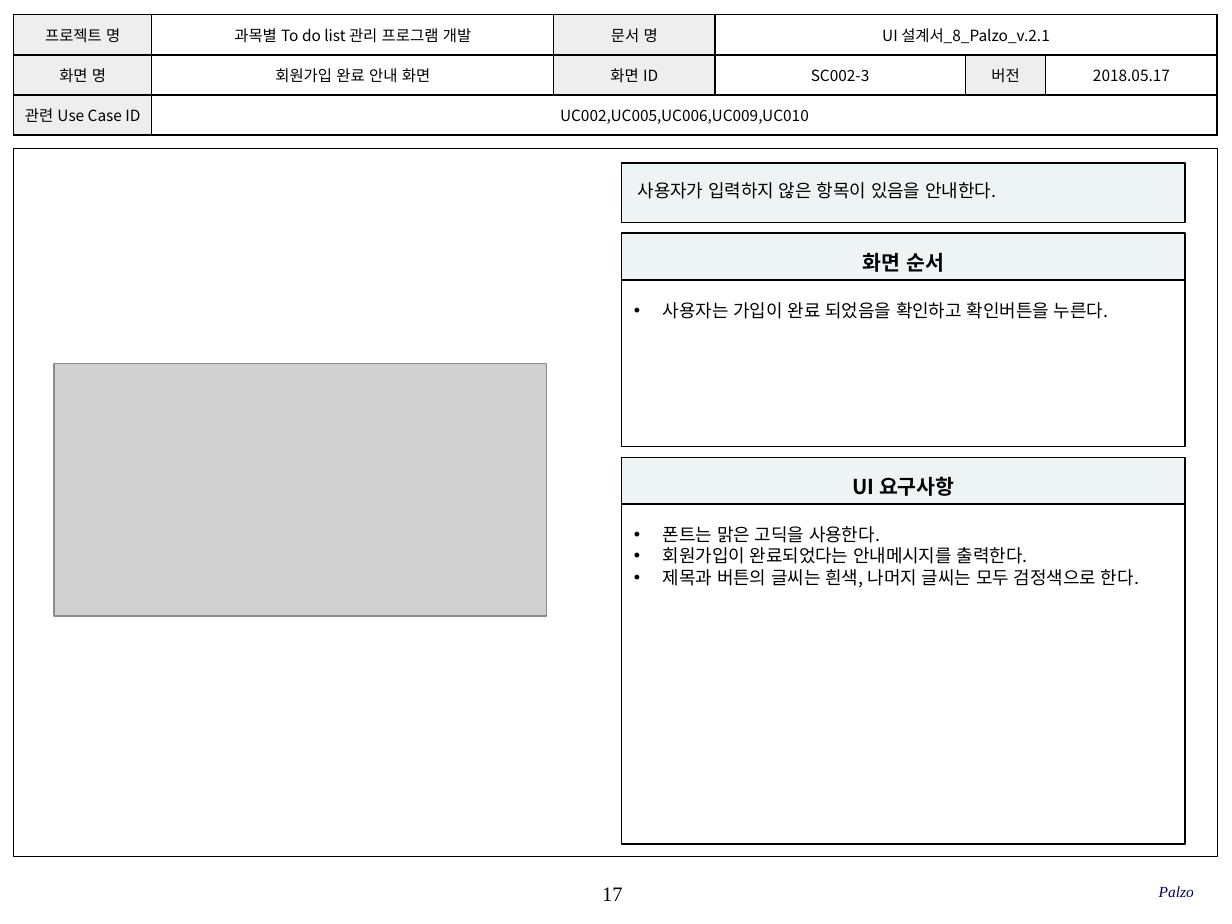
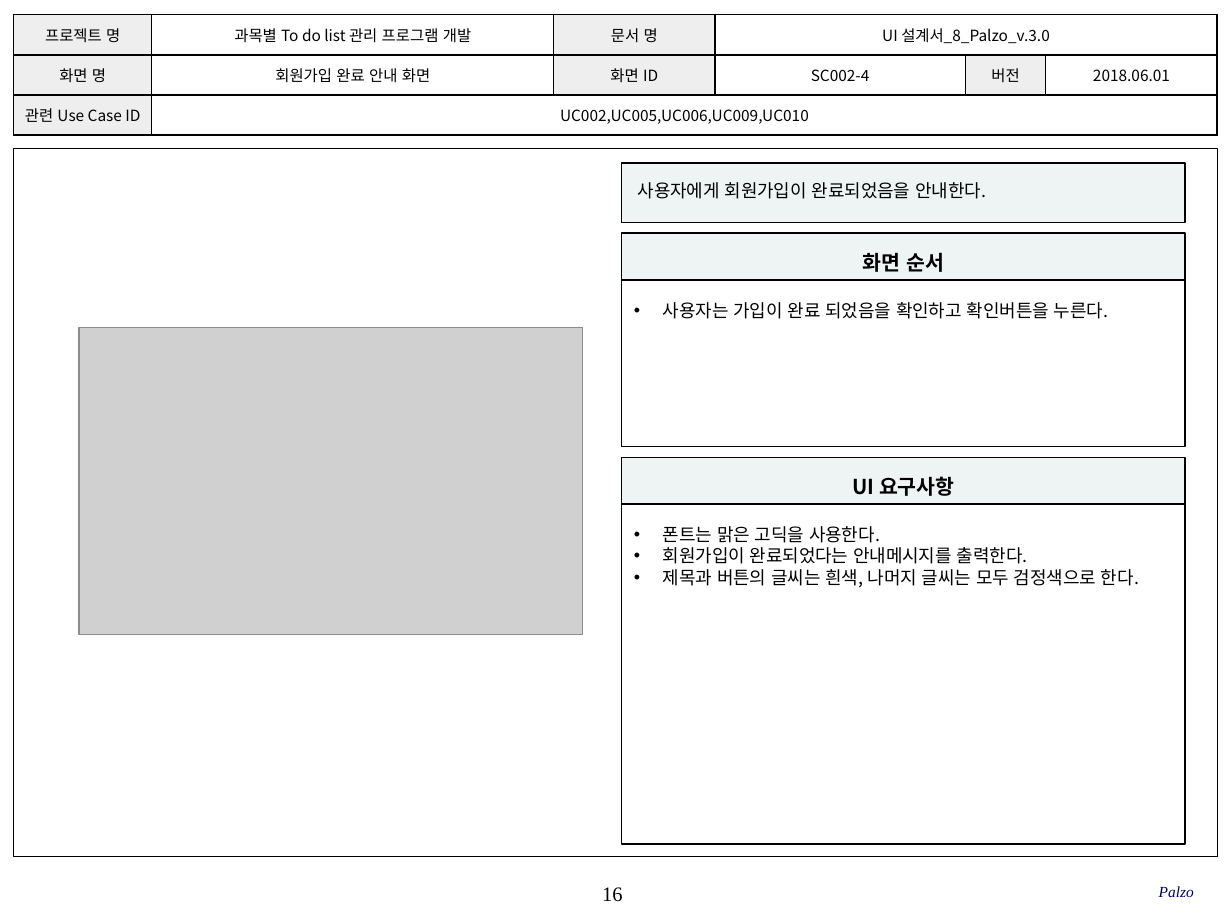
Before and after one commit to SMU-SE-Admin/18-1_8_PALZO_Doc, a slide deck: slide 16 of 03 설계/UI 설계서_8_Palzo.pptx (slide 17 before the commit). Drawn at 1232x924 pixels with LibreOffice and Linux fonts; fonts in the diff are those of the drawing; grey boxes stand for pictures; background and template pictures are left out. Boxes give left, top, right and bottom in pixels: in the first picture for what was removed or moved away, otherwise in the second. Text is boxed around its words. In the diff, an @@ line names an element or a change of style, - is before the commit and + after.

Commit message:
#1102 UI설계서 작성
화면 UI 수정, 일부 변경 (최종본)

```diff
--- a/03 설계/UI 설계서_8_Palzo.pptx
+++ b/03 설계/UI 설계서_8_Palzo.pptx
@@ table at [14,15,1216,136] @@
-row 1, column 4: UI 설계서_8_Palzo_v.2.1
+row 1, column 4: UI 설계서_8_Palzo_v.3.0
-row 2, column 4: SC002-3
+row 2, column 4: SC002-4
-row 2, column 6: 2018.05.17
+row 2, column 6: 2018.06.01
@@ text in rectangle at [638,182,986,199]: text changed @@
-사용자가 입력하지 않은 항목이 있음을 안내한다.
+사용자에게 회원가입이 완료되었음을 안내한다.
@@ picture: place and size @@
-picture at [54,363,547,616]
+picture at [79,328,582,634]
@@ page number at [602,887,622,902]: text changed @@
-17
+16
```
Also in this commit, not shown: 36 other slides changed, 1 slide added, 4 slides removed.
